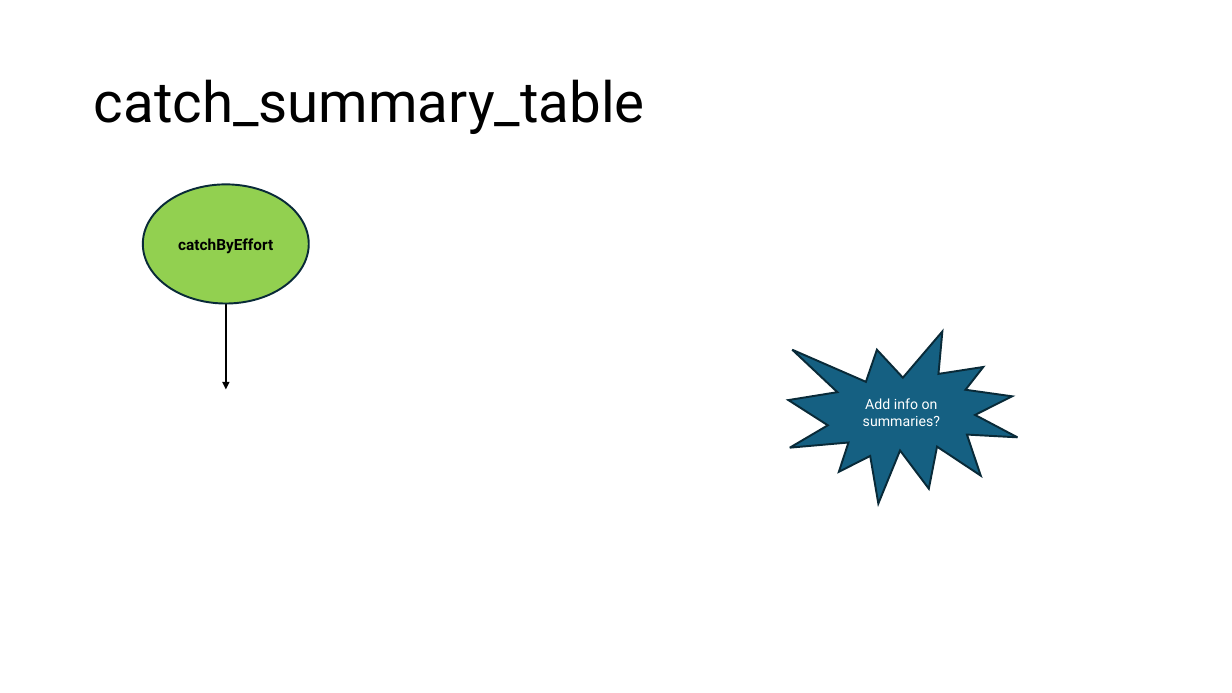
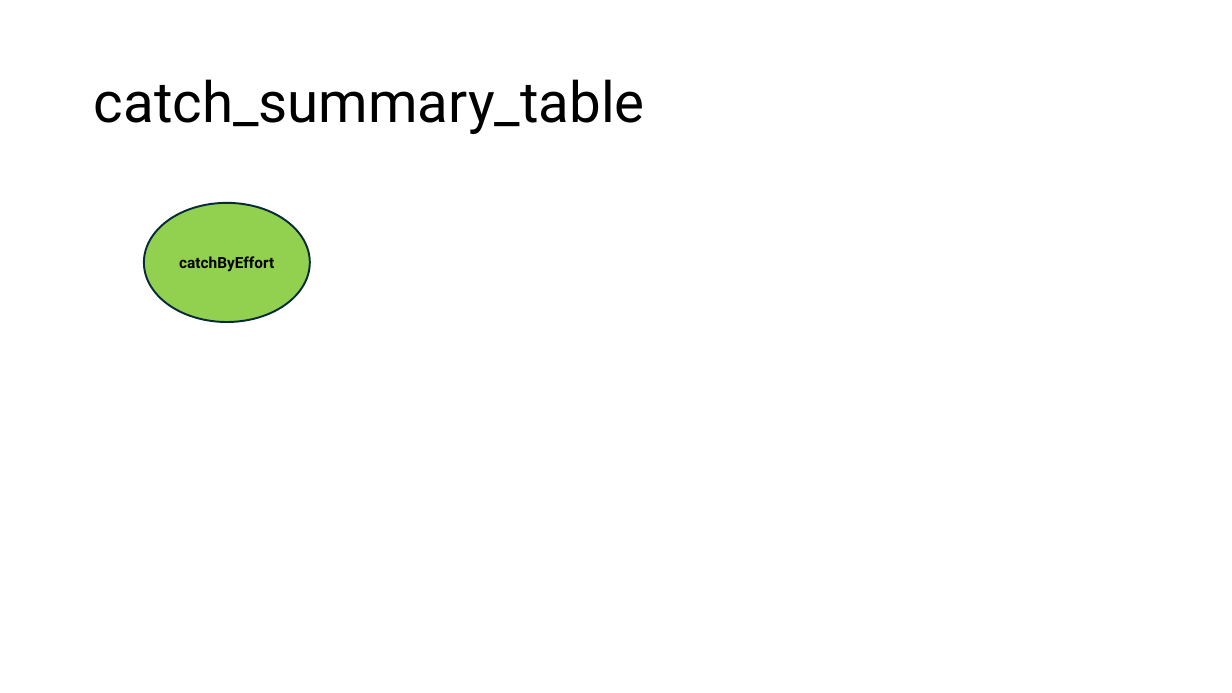
Before and after one commit to DNRFISH/MFA, a slide deck: slide 4 of dev/MFA_table_joins.pptx. Drawn at 1232x693 pixels with LibreOffice and Linux fonts; fonts in the diff are those of the drawing. Boxes give left, top, right and bottom in pixels: in the first picture for what was removed or moved away, otherwise in the second. Text is boxed around its words. In the diff, an @@ line names an element or a change of style, - is before the commit and + after.

```diff
--- a/dev/MFA_table_joins.pptx
+++ b/dev/MFA_table_joins.pptx
@@ ellipse "catchByEffort": place and size @@
-ellipse "catchByEffort" at [143, 185, 310, 304]
+ellipse "catchByEffort" at [144, 203, 311, 323]
@@ arrow removed from (226, 304) to (226, 389) @@
@@ irregular seal removed at [788, 332, 1018, 504] @@
-Add info on summaries?
```
Also in this commit, not shown: 2 other slides changed.
